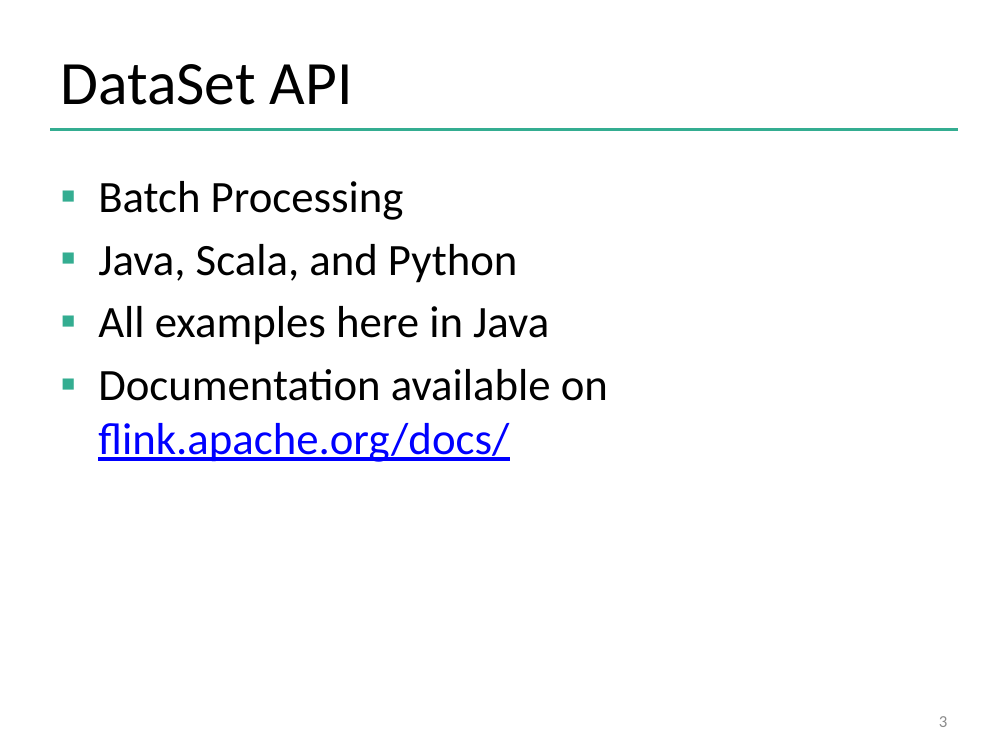
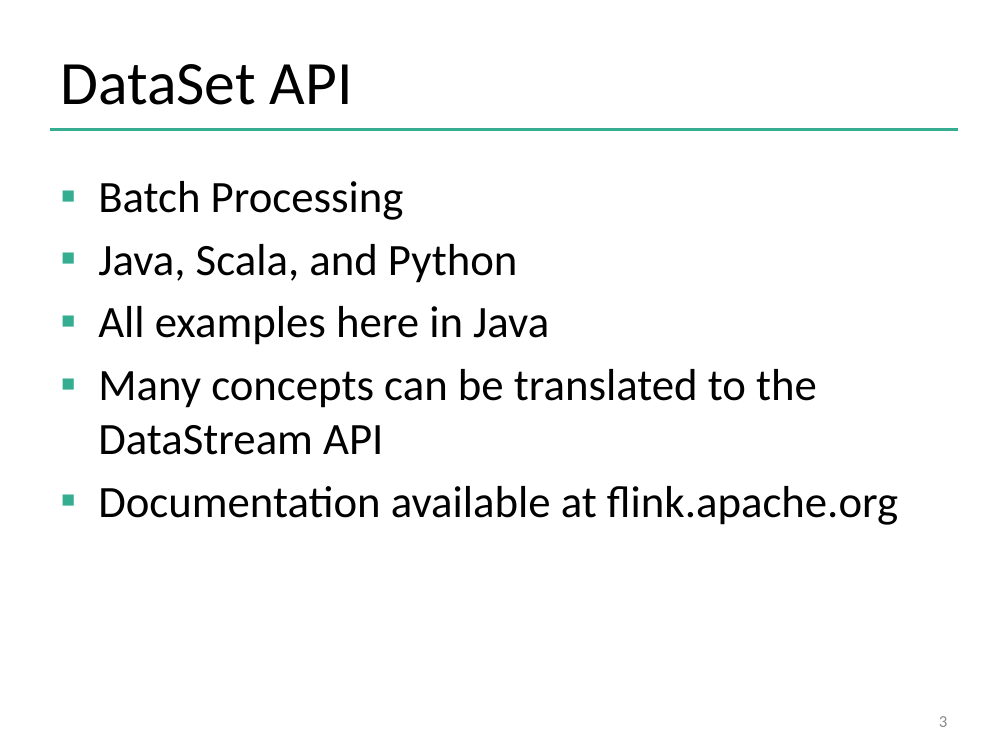
Before and after one commit to dataArtisans/flink-training-web, a slide deck: slide 3 of slides/flink_batch_basics.pptx. Drawn at 1008x756 pixels with LibreOffice and Linux fonts; fonts in the diff are those of the drawing; background and template pictures are left out. Boxes give left, top, right and bottom in pixels: in the first picture for what was removed or moved away, otherwise in the second. Text is boxed around its words. In the diff, an @@ line names an element or a change of style, - is before the commit and + after.

```diff
--- a/slides/flink_batch_basics.pptx
+++ b/slides/flink_batch_basics.pptx
@@ text at box(98, 369, 898, 525): text changed @@
-▪ Documentation available on flink.apache.org/docs/
+▪ Many concepts can be translated to the DataStream API
+▪ Documentation available at flink.apache.org
```
Also in this commit, not shown: 7 slides added, 1 other file.
